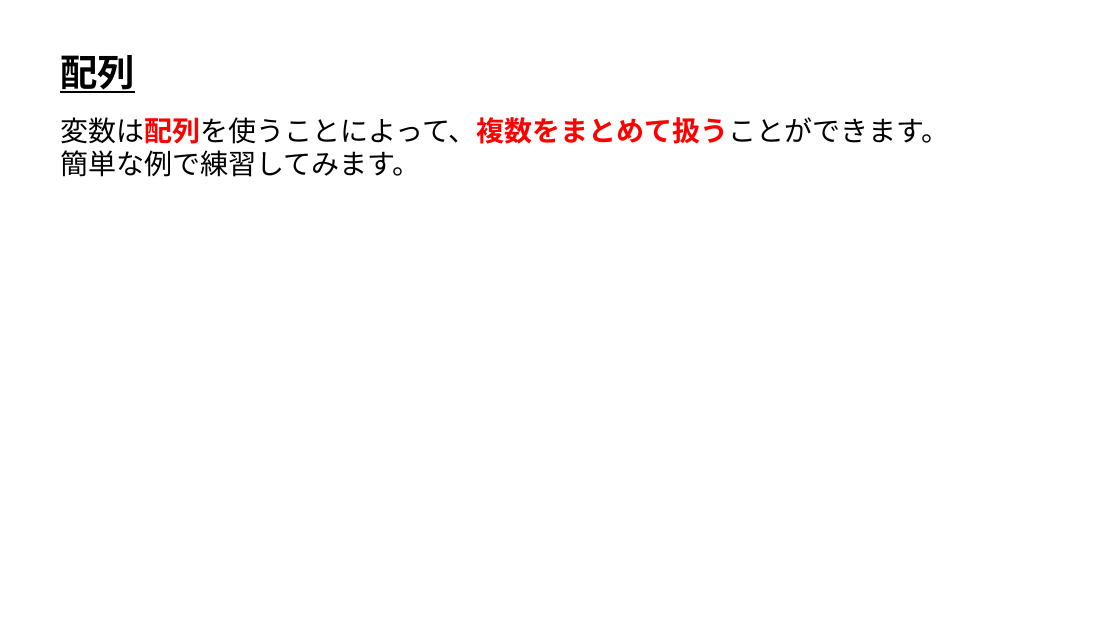
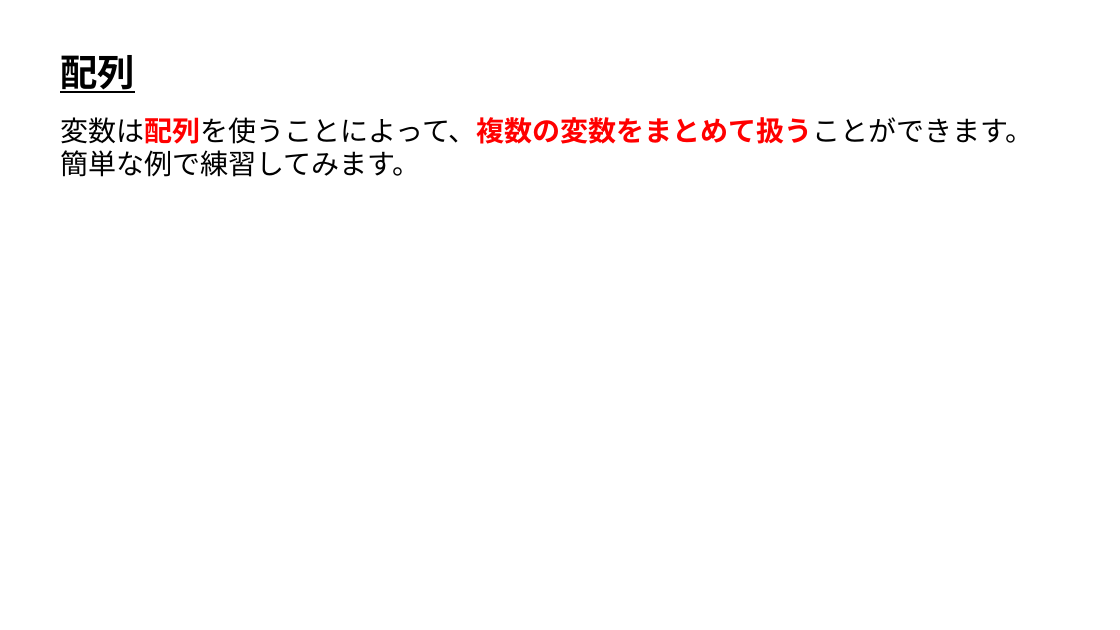
Before and after one commit to ArakiYusuke-Ohara/Textbook, a slide deck: slide 1 of ゲーム科1年/00_前期/プログラミングⅡ/00_配列.pptx. Drawn at 1120x630 pixels with LibreOffice and Linux fonts; fonts in the diff are those of the drawing. Boxes give left, top, right and bottom in pixels: in the first picture for what was removed or moved away, otherwise in the second. Text is boxed around its words. In the diff, an @@ line names an element or a change of style, - is before the commit and + after.

Commit message:
スライド微修正

```diff
--- a/ゲーム科1年/00_前期/プログラミングⅡ/00_配列.pptx
+++ b/ゲーム科1年/00_前期/プログラミングⅡ/00_配列.pptx
@@ text at <box>60,117,1034,144</box>: text changed @@
-変数は配列を使うことによって、複数をまとめて扱うことができます。
+変数は配列を使うことによって、複数の変数をまとめて扱うことができます。
```
